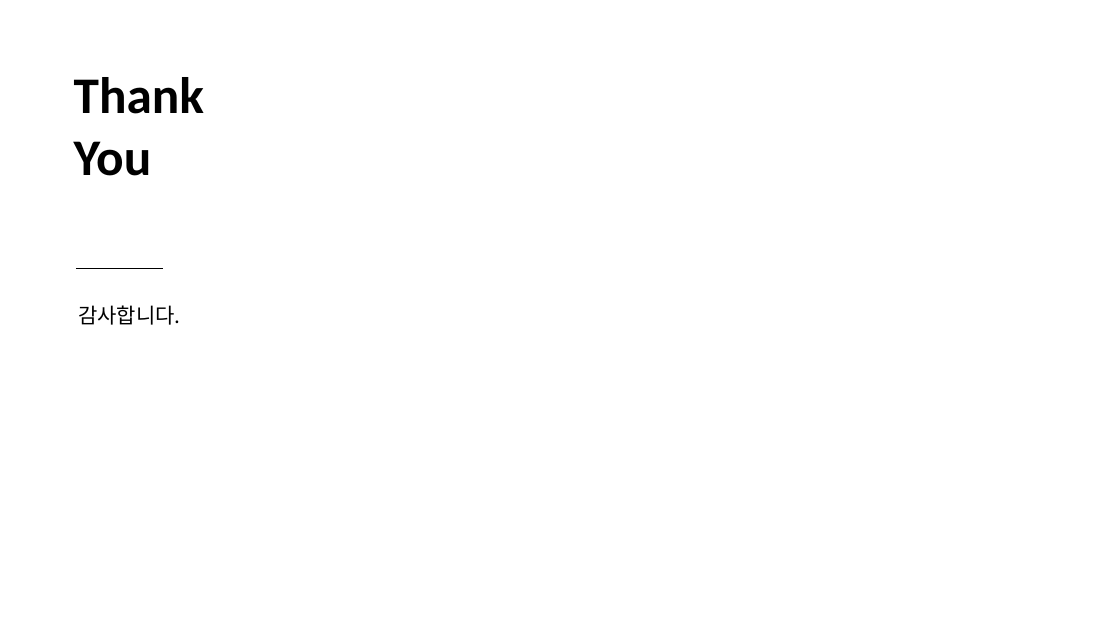
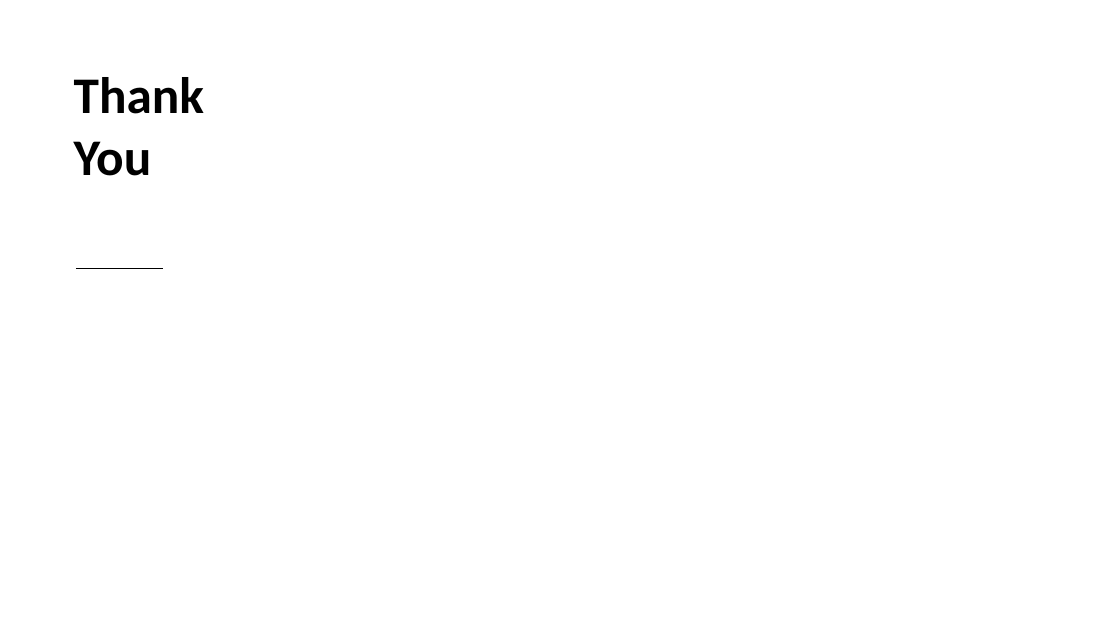
Before and after one commit to sky7th/White-Hat-Python, a slide deck: slide 123 of White Hat Python-1.pptx. Drawn at 1120x630 pixels with LibreOffice and Linux fonts; fonts in the diff are those of the drawing. Boxes give left, top, right and bottom in pixels: in the first picture for what was removed or moved away, otherwise in the second. Text is boxed around its words. In the diff, an @@ line names an element or a change of style, - is before the commit and + after.

```diff
--- a/White Hat Python-1.pptx
+++ b/White Hat Python-1.pptx
@@ text removed at bbox=[78, 305, 180, 325] @@
-감사합니다.
```
Also in this commit, not shown: 35 other files.
